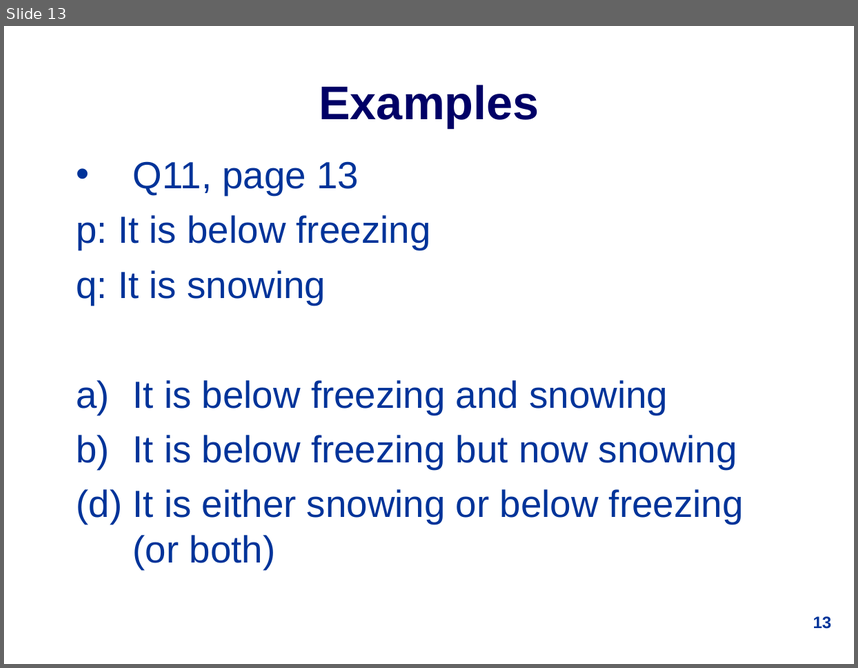
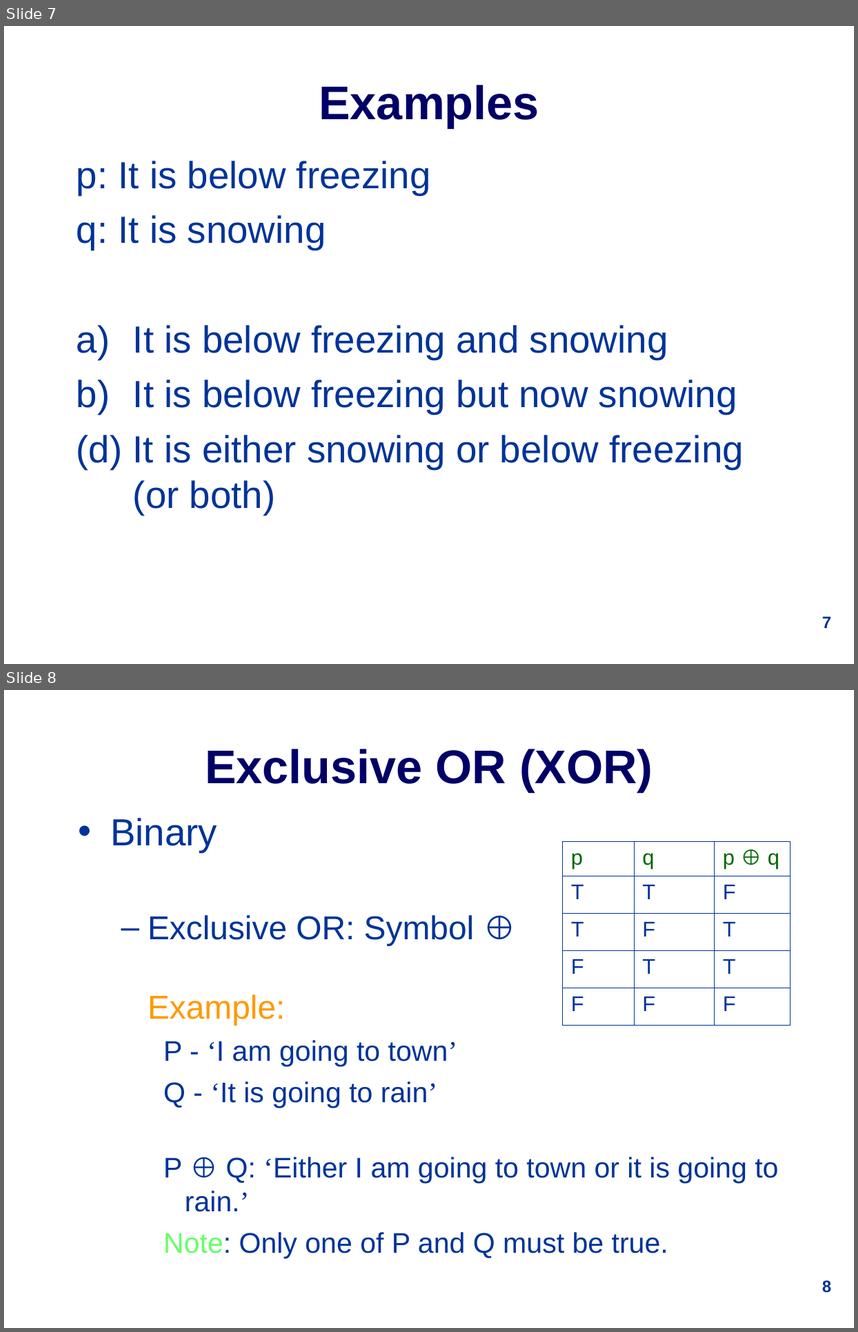
Before and after one commit to udohsolomon/lecture_slide_programming, a slide deck: week_1/1019Lec1.ppt. Shown one above the other, each under a label of ours: slide 13 before the commit, slides 7 and 8 after it. The pictures are 858x668 and 858x1332 pixels, drawn with LibreOffice and Linux fonts; fonts in the diff are those of the drawing. Boxes give left, top, right and bottom in pixels: in the first picture for what was removed or moved away, otherwise in the second. Text is boxed around its words. In the diff, an @@ line names an element or a change of style, - is before the commit and + after.

```diff
--- a/week_1/1019Lec1.ppt
+++ b/week_1/1019Lec1.ppt
@@ slide 8 added at [4,690,854,1328], background #FFFFFF @@
@@ title added at [205,749,653,791], 40 pt, text #000066, bold @@
+Exclusive OR (XOR)
@@ text added at [110,818,778,1258], 24 pt, text #003399 @@
+• Binary
+  – Exclusive OR: Symbol ⊕
+    Example:
+    P - ‘I am going to town’
+    Q - ‘It is going to rain’
+    P ⊕ Q: ‘Either I am going to town or it is going to rain.’
+    Note: Only one of P and Q must be true.
@@ table added at [562,841,789,1025], 5 rows, 3 columns @@
+p | q | p ⊕ q
+T | T | F
+T | F | T
+F | T | T
+F | F | F
@@ page number added at [822,1280,831,1292], 14 pt, text #003399, bold @@
+8
@@ what was slide 13 is now slide 7 @@
@@ slide 7 changed as well @@
@@ text at [133,161,359,195]: paragraph removed @@
-• Q11, page 13
@@ page number at [822,616,831,628]: text changed @@
-13
+7
```
Also in this commit, not shown: 8 other slides changed, 9 other slides added, 12 slides removed.
